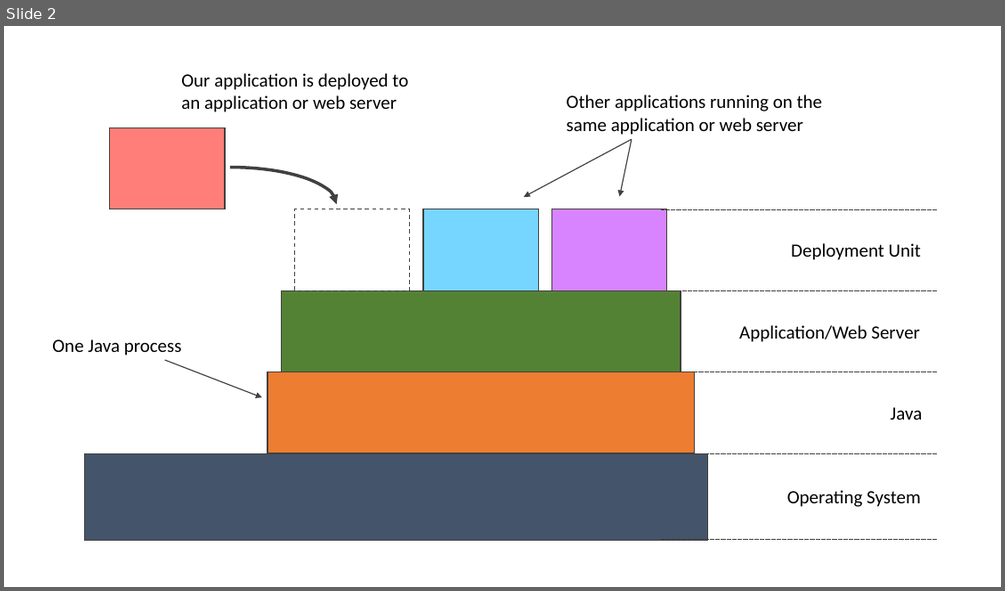
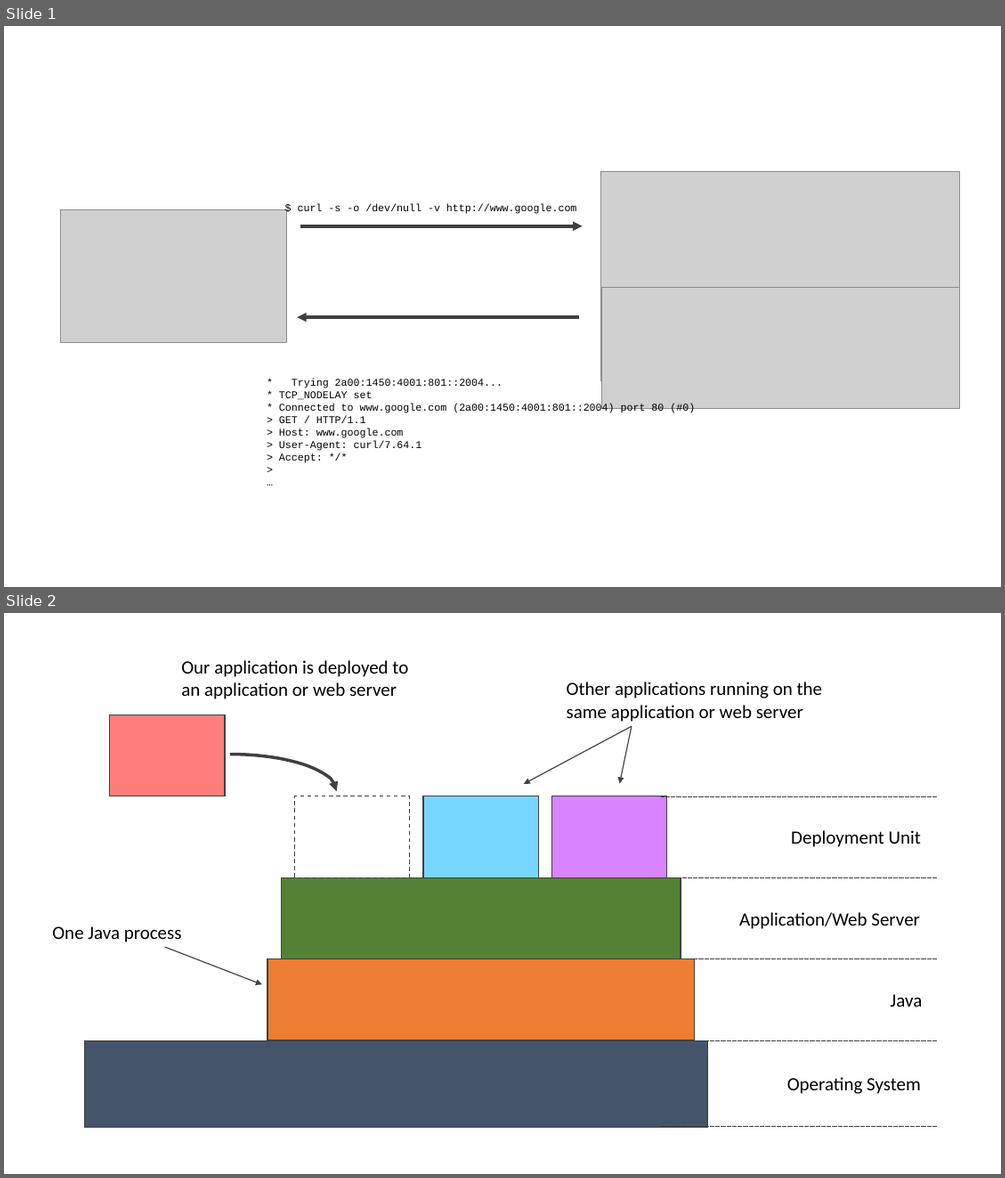
Before and after one commit to albertattard/spring-boot-camp, a slide deck: assets/images/Images.pptx. Shown one above the other, each under a label of ours: slide 2 before the commit, slides 1 and 2 after it. The pictures are 1005x591 and 1005x1178 pixels, drawn with LibreOffice and Linux fonts; fonts in the diff are those of the drawing; grey boxes stand for pictures. Boxes give left, top, right and bottom in pixels: in the first picture for what was removed or moved away, otherwise in the second. Text is boxed around its words. In the diff, an @@ line names an element or a change of style, - is before the commit and + after.

```diff
--- a/assets/images/Images.pptx
+++ b/assets/images/Images.pptx
@@ slide 1 added at [4,26,1001,587], background #FFFFFF @@
@@ picture added at [600,171,959,380] @@
@@ picture added at [61,210,286,342] @@
@@ text added at [298,204,577,214], 10 pt, text #000000 @@
+$ curl -s -o /dev/null -v http://www.google.com
@@ arrow added from (300, 226) to (582, 226), #404040 3 pt @@
@@ picture added at [602,288,960,409] @@
@@ arrow added from (579, 317) to (297, 317), #404040 3 pt @@
@@ text added at [279,378,695,463], 10 pt, text #000000 @@
+* Trying 2a00:1450:4001:801::2004...
+* TCP_NODELAY set
+* Connected to www.google.com (2a00:1450:4001:801::2004) port 80 (#0)
+> GET / HTTP/1.1
+> Host: www.google.com
+> User-Agent: curl/7.64.1
+> Accept: */*
+>
+…
```
Also in this commit, not shown: 1 slide removed, 4 other files.
